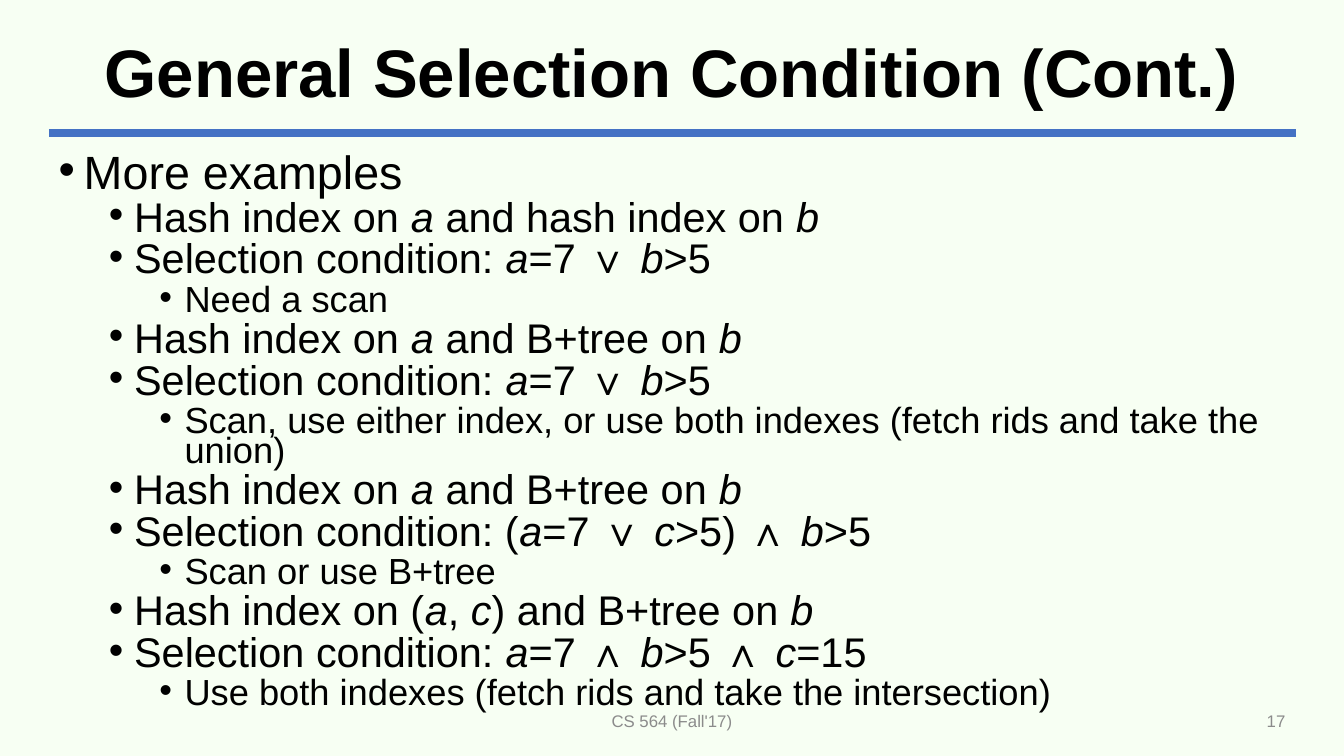
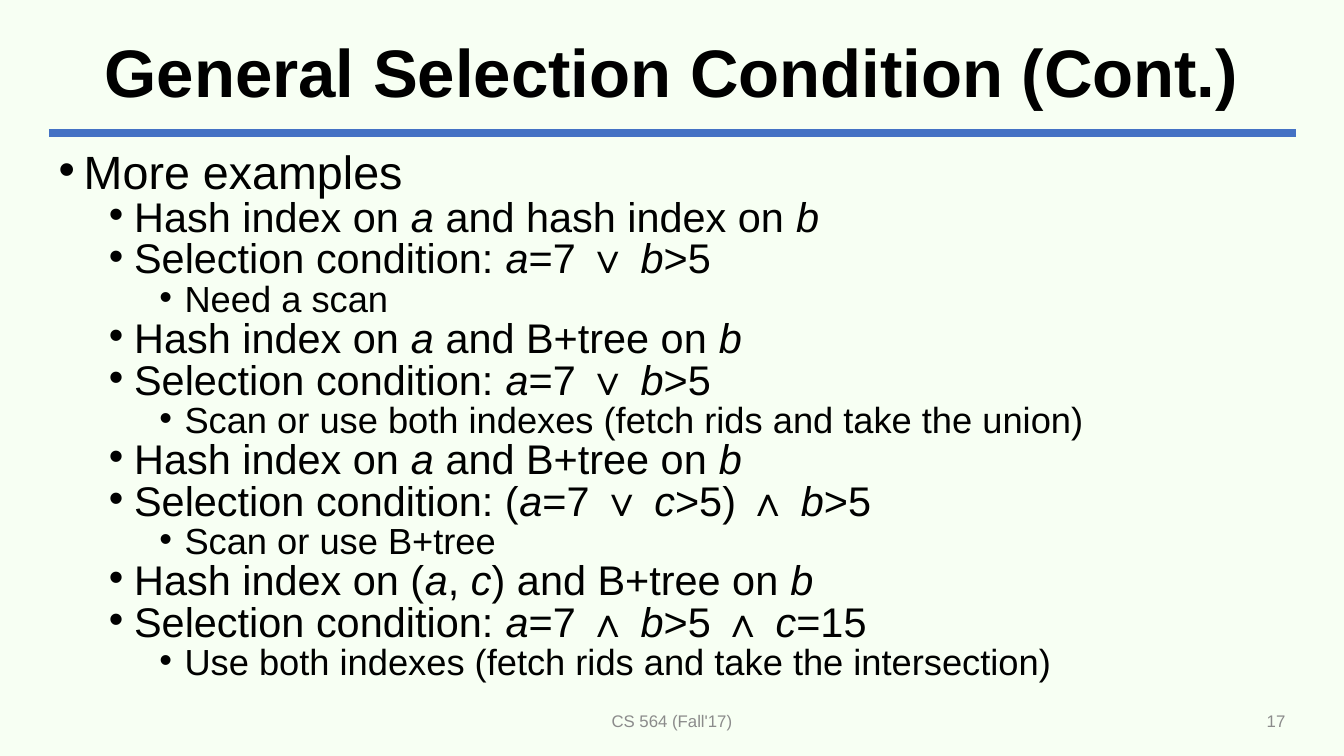
Before and after one commit to adelaneh/adelaneh.github.io, a slide deck: slide 17 of cs564_fall17/slides/lecture20-rel-ops.pptx. Drawn at 1344x756 pixels with LibreOffice and Linux fonts; fonts in the diff are those of the drawing. Boxes give left, top, right and bottom in pixels: in the first picture for what was removed or moved away, otherwise in the second. Text is boxed around its words. In the diff, an @@ line names an element or a change of style, - is before the commit and + after.

```diff
--- a/cs564_fall17/slides/lecture20-rel-ops.pptx
+++ b/cs564_fall17/slides/lecture20-rel-ops.pptx
@@ text at box(185, 406, 1083, 439): text changed @@
-    • Scan, use either index, or use both indexes (fetch rids and take the union)
+    • Scan or use both indexes (fetch rids and take the union)
```
Also in this commit, not shown: 1 other file.
